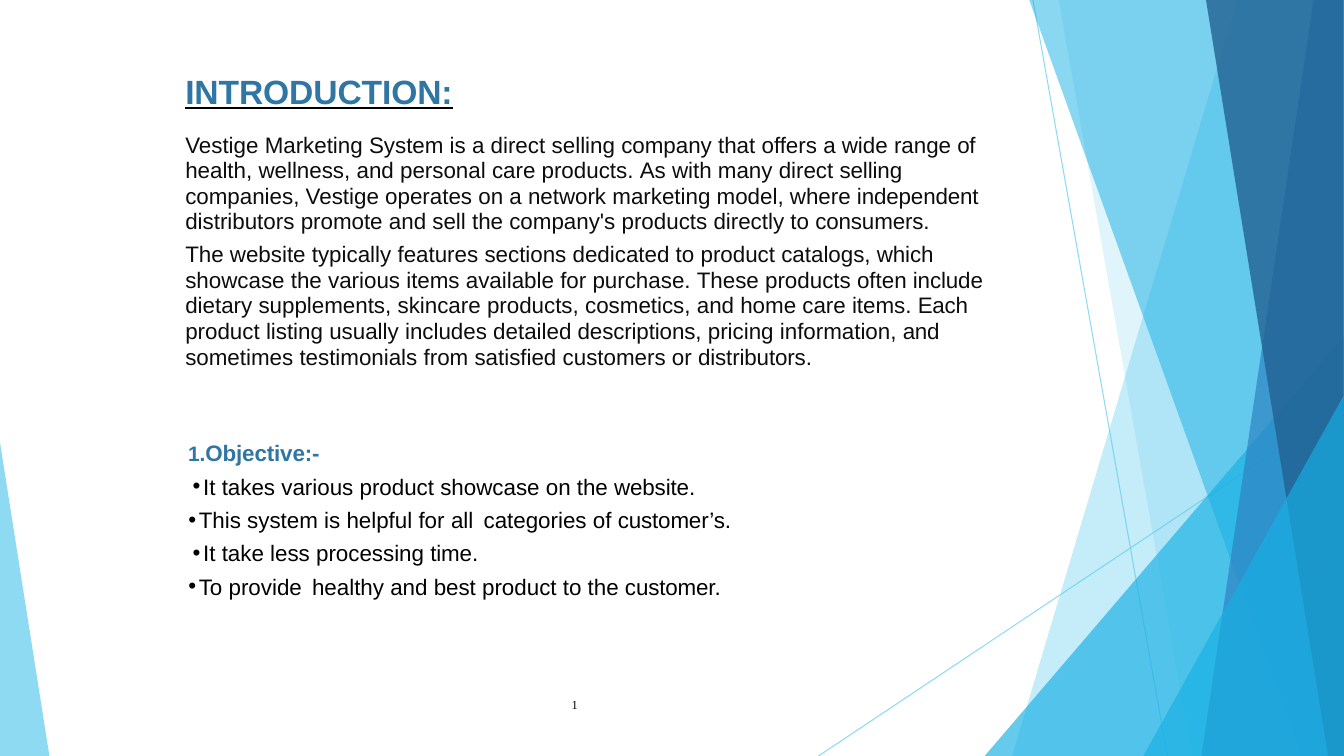
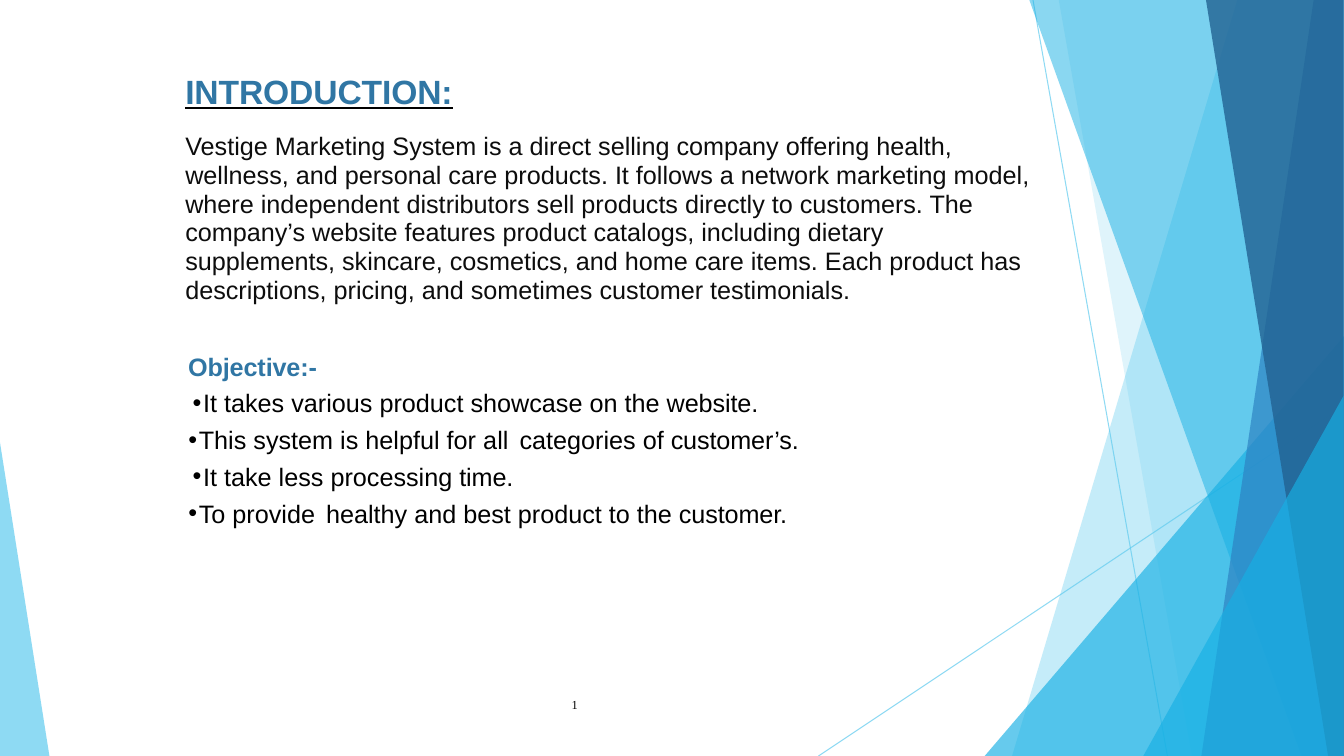
Before and after one commit to yashbhidawe/hrm-ppt, a slide deck: slide 2 of Sahilpathan_ppt.pptx. Drawn at 1344x756 pixels with LibreOffice and Linux fonts; fonts in the diff are those of the drawing. Boxes give left, top, right and bottom in pixels: in the first picture for what was removed or moved away, otherwise in the second. Text is boxed around its words. In the diff, an @@ line names an element or a change of style, - is before the commit and + after.

```diff
--- a/Sahilpathan_ppt.pptx
+++ b/Sahilpathan_ppt.pptx
@@ text at (x1=185, y1=136, x2=1030, y2=304): text changed; size 16 to 18 pt @@
-Vestige Marketing System is a direct selling company that offers a wide range of health, wellness, and personal care products. As with many direct selling companies, Vestige operates on a network marketing model, where independent distributors promote and sell the company's products directly to consumers.
-The website typically features sections dedicated to product catalogs, which showcase the various items available for purchase. These products often include dietary supplements, skincare products, cosmetics, and home care items. Each product listing usually includes detailed descriptions, pricing information, and sometimes testimonials from satisfied customers or distributors.
+Vestige Marketing System is a direct selling company offering health, wellness, and personal care products. It follows a network marketing model, where independent distributors sell products directly to customers. The company’s website features product catalogs, including dietary supplements, skincare, cosmetics, and home care items. Each product has descriptions, pricing, and sometimes customer testimonials.
@@ text at (x1=188, y1=357, x2=799, y2=528): size 16 to 18 pt in "Objective:-", "It takes various product showcase on the ...", "This system is helpful for all categories ...", "It take less processing time." and 1 more places; bullet 1. to none @@
```
Also in this commit, not shown: 5 other slides changed, 30 other files.
